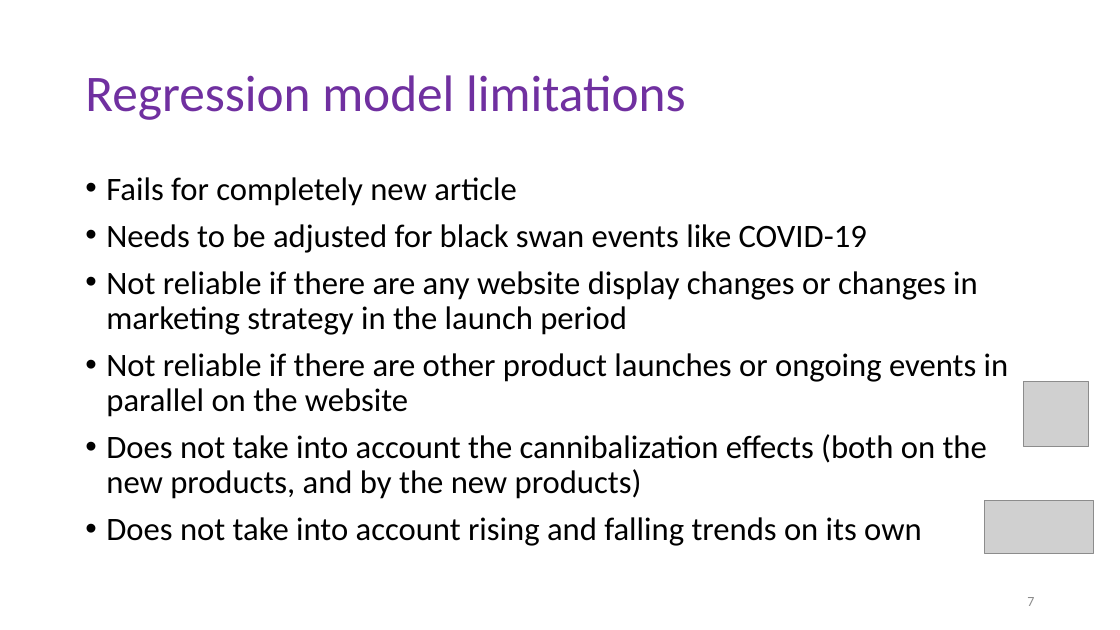
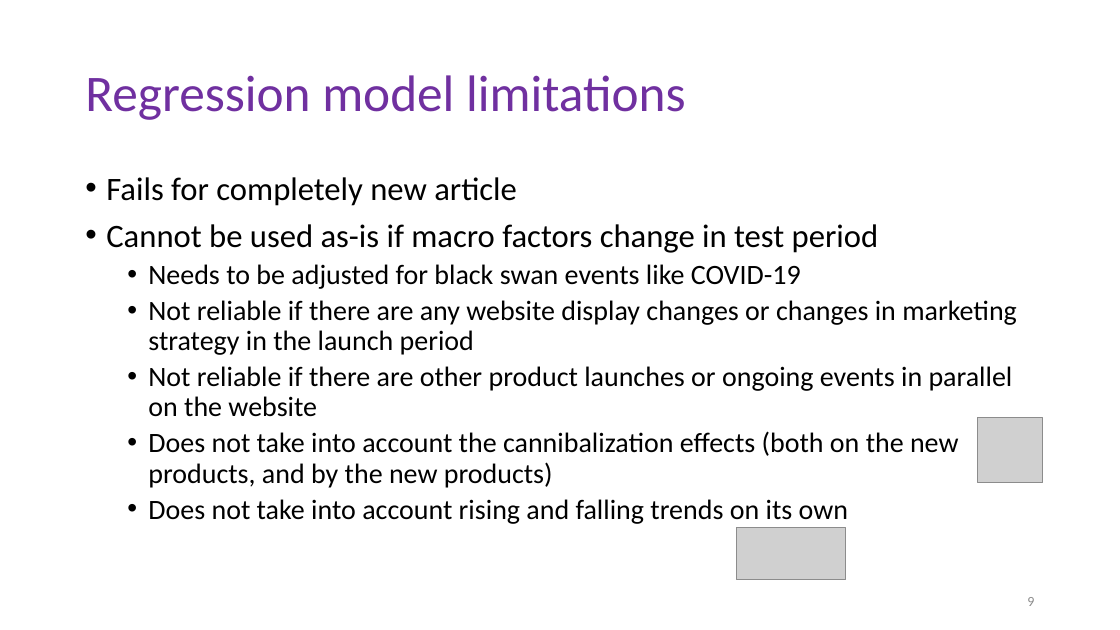
Before and after one commit to garima26/thebrand, a slide deck: slide 9 of The Brand.pptx (slide 7 before the commit). Drawn at 1120x630 pixels with LibreOffice and Linux fonts; fonts in the diff are those of the drawing; grey boxes stand for pictures. Boxes give left, top, right and bottom in pixels: in the first picture for what was removed or moved away, otherwise in the second. Text is boxed around its words. In the diff, an @@ line names an element or a change of style, - is before the commit and + after.

```diff
--- a/The Brand.pptx
+++ b/The Brand.pptx
@@ text at (106,224,879,253): paragraph added @@
+• Cannot be used as-is if macro factors change in test period
@@ text at (148,264,1017,524): size 28 to 24 pt in "Needs to be adjusted for black swan ...", "Not reliable if there are any website ...", "Not reliable if there are other product ...", "Does not take into account the cannibalization ..." and 1 more places; list level 1 to 2 in "Needs to be adjusted for ..."; list level 1 to 2 in "Not reliable if there are ..."; list level 1 to 2 in "Does not take into account ..." @@
@@ picture: place and size @@
-picture at (1024,381,1090,447)
+picture at (978,418,1044,483)
@@ picture: place and size @@
-picture at (985,501,1094,553)
+picture at (737,528,846,580)
@@ page number at (1027,597,1034,606): text changed @@
-7
+9
```
Also in this commit, not shown: 11 other slides changed, 3 slides added, 1 other file.
